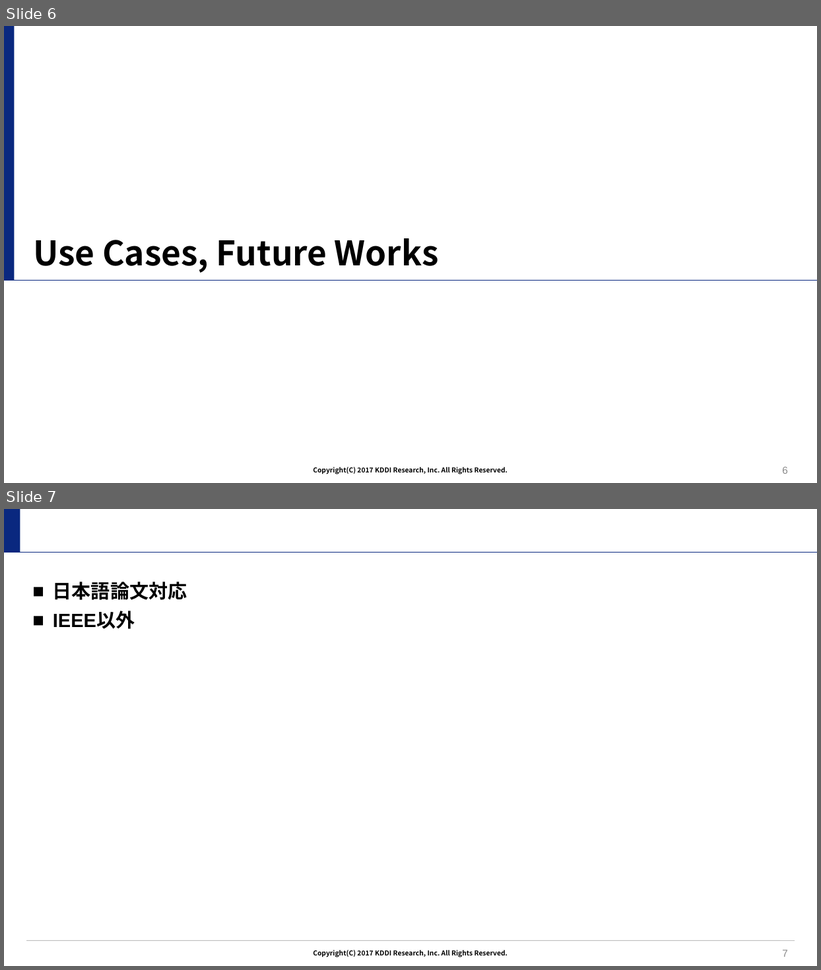
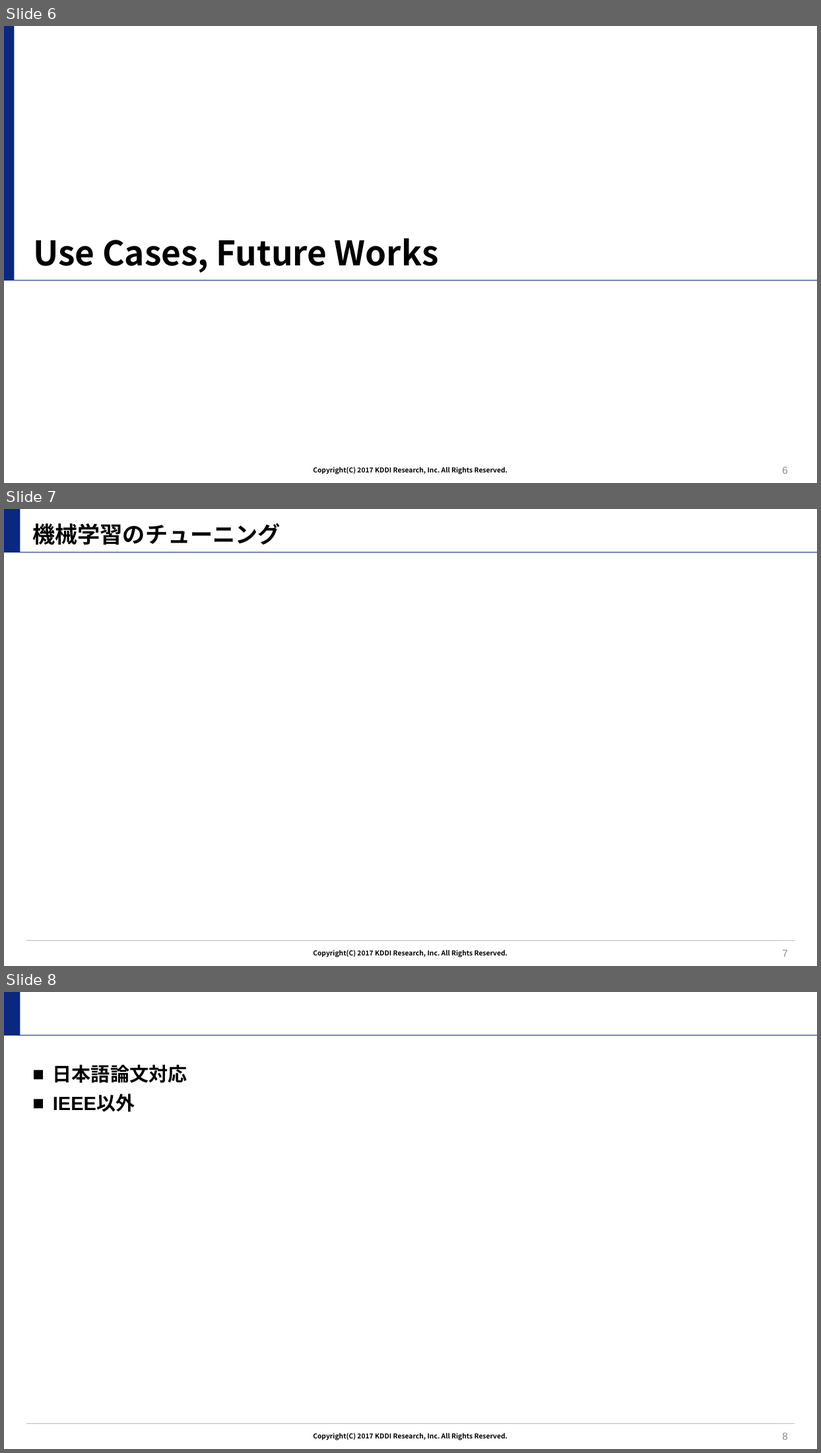
Before and after one commit to tilmitt11191/paper_graph, a slide deck: overview.pptx. Shown one above the other, each under a label of ours: slides 6 and 7 before the commit, slides 6, 7 and 8 after it. The pictures are 821x970 and 821x1453 pixels, drawn with LibreOffice and Linux fonts; fonts in the diff are those of the drawing; background and template pictures are left out. Boxes give left, top, right and bottom in pixels: in the first picture for what was removed or moved away, otherwise in the second. Text is boxed around its words. In the diff, an @@ line names an element or a change of style, - is before the commit and + after.

```diff
--- a/overview.pptx
+++ b/overview.pptx
@@ slide 7 added at box(4, 509, 817, 966), background #FFFFFF; not listed: 4 template elements that a slide beside it also shows @@
@@ title added at box(32, 523, 281, 545), 26.7 pt, text #000000, bold @@
+機械学習のチューニング
@@ page number added at box(782, 950, 788, 957), 12 pt, text #8C8C8C @@
+7
@@ what was slide 7 is now slide 8 @@
@@ page number at box(782, 1433, 788, 1440): text changed @@
-7
+8
```
Also in this commit, not shown: 1 slide changed, 8 other files.
